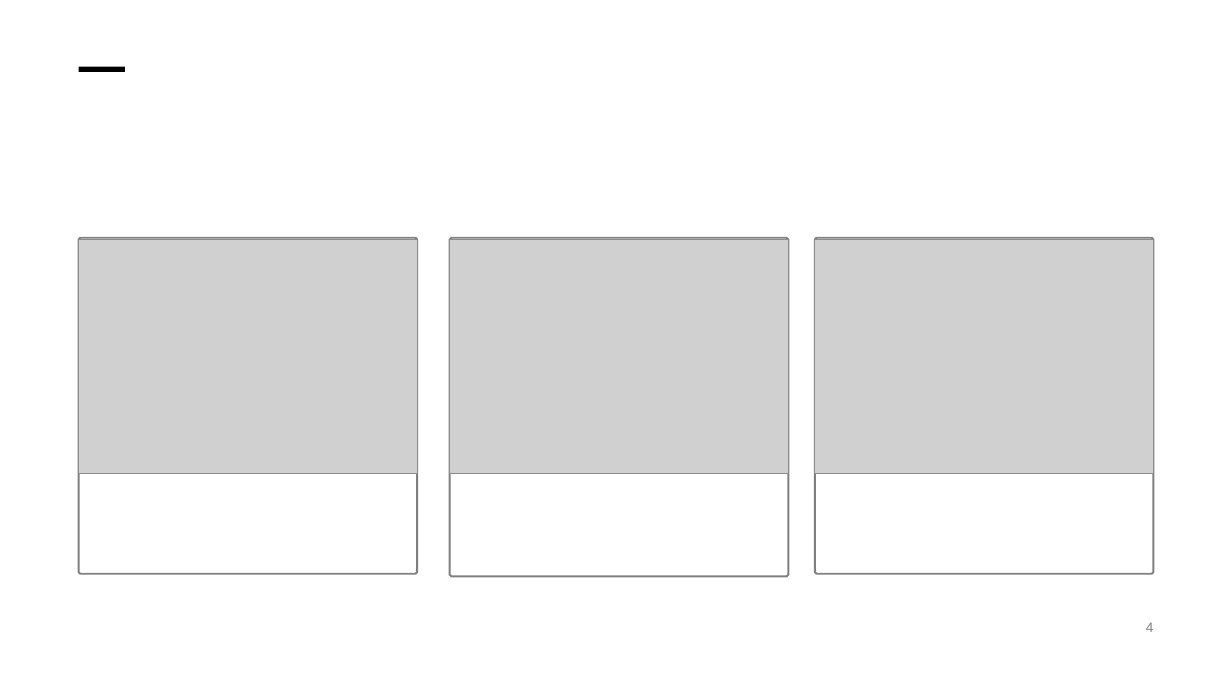
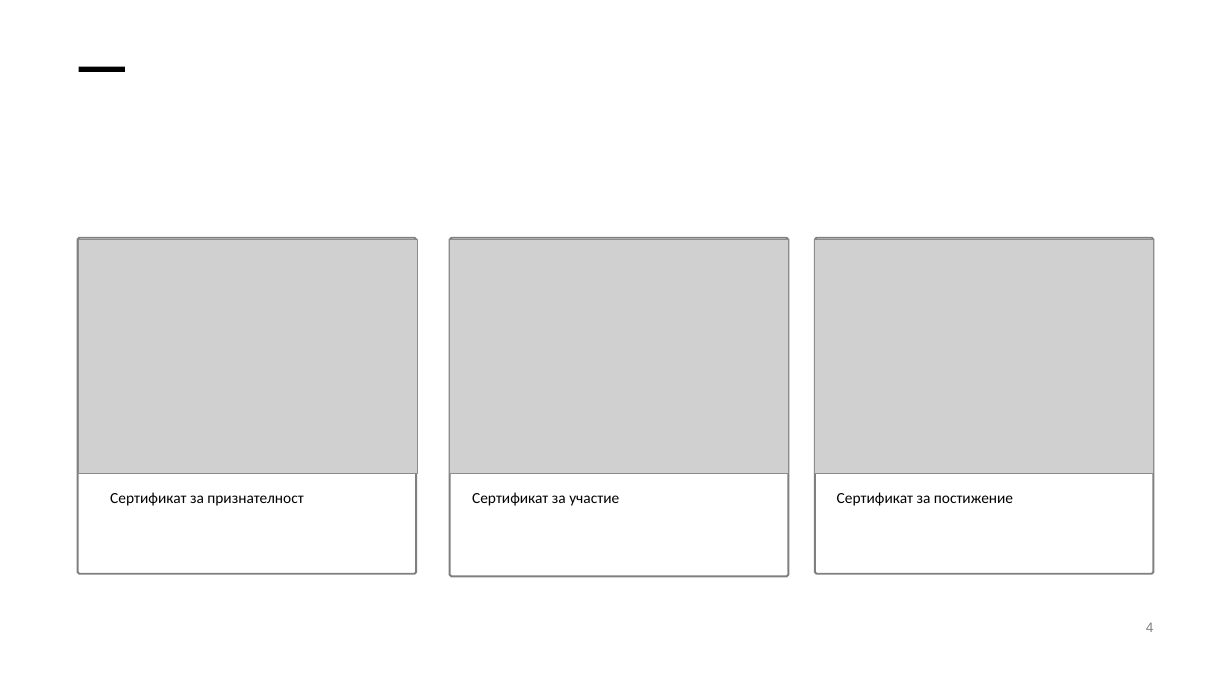
Before and after one commit to pgee-dzi2024/ThemePP_2609, a slide deck: slide 2 of work/защита.pptx (slide 4 before the commit). Drawn at 1232x693 pixels with LibreOffice and Linux fonts; fonts in the diff are those of the drawing; grey boxes stand for pictures; background and template pictures are left out. Boxes give left, top, right and bottom in pixels: in the first picture for what was removed or moved away, otherwise in the second. Text is boxed around its words. In the diff, an @@ line names an element or a change of style, - is before the commit and + after.

```diff
--- a/work/защита.pptx
+++ b/work/защита.pptx
@@ freeform shape at (78,238,416,573): outline redrawn @@
@@ text added at (110,492,303,506), 18 pt, text #000000 @@
+Сертификат за признателност
@@ text added at (472,492,619,506), 18 pt, text #000000 @@
+Сертификат за участие
@@ text added at (837,492,1013,506), 18 pt, text #000000 @@
+Сертификат за постижение
```
Also in this commit, not shown: 1 other file.
